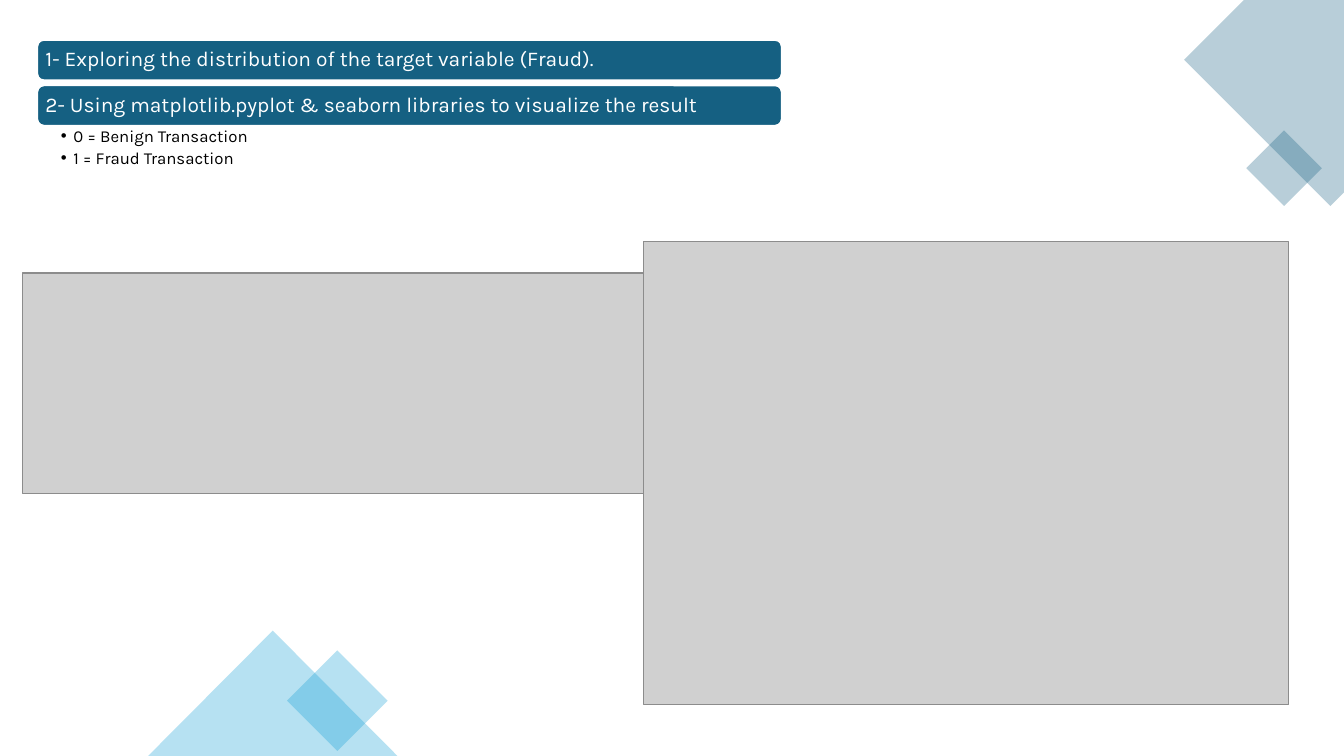
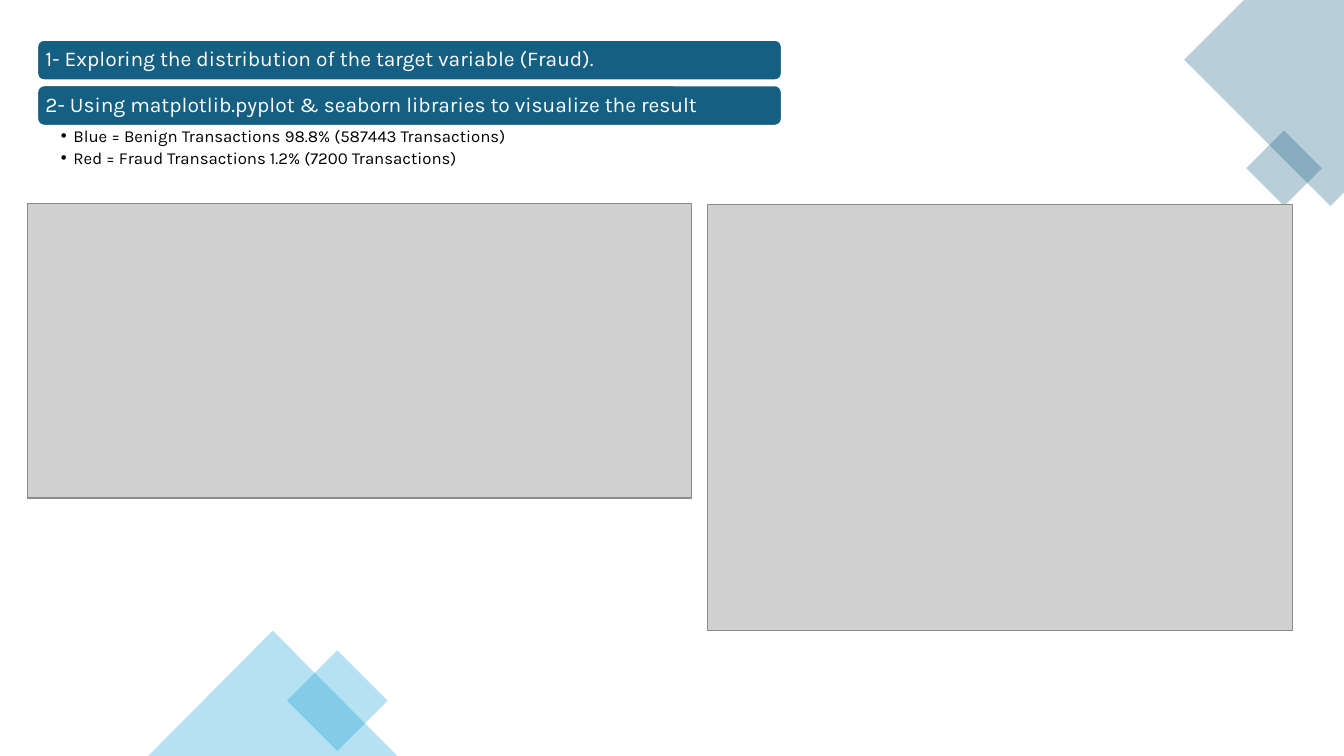
Before and after one commit to AbdalkaderAlmanaseer/Fraud-Analysis, a slide deck: slide 7 of Fraud Analysis Presentation.pptx. Drawn at 1344x756 pixels with LibreOffice and Linux fonts; fonts in the diff are those of the drawing; grey boxes stand for pictures. Boxes give left, top, right and bottom in pixels: in the first picture for what was removed or moved away, otherwise in the second. Text is boxed around its words. In the diff, an @@ line names an element or a change of style, - is before the commit and + after.

```diff
--- a/Fraud Analysis Presentation.pptx
+++ b/Fraud Analysis Presentation.pptx
@@ text at <box>73,130,506,166</box>: text changed @@
-  • 0 = Benign Transaction
-  • 1 = Fraud Transaction
+  • Blue = Benign Transactions 98.8% (587443 Transactions)
+  • Red = Fraud Transactions 1.2% (7200 Transactions)
@@ picture: place and size @@
-picture at <box>22,273,671,494</box>
+picture at <box>28,204,692,499</box>
@@ picture: place and size @@
-picture at <box>643,242,1289,705</box>
+picture at <box>708,205,1293,631</box>
```
Also in this commit, not shown: 2 other slides changed, 1 other file.
